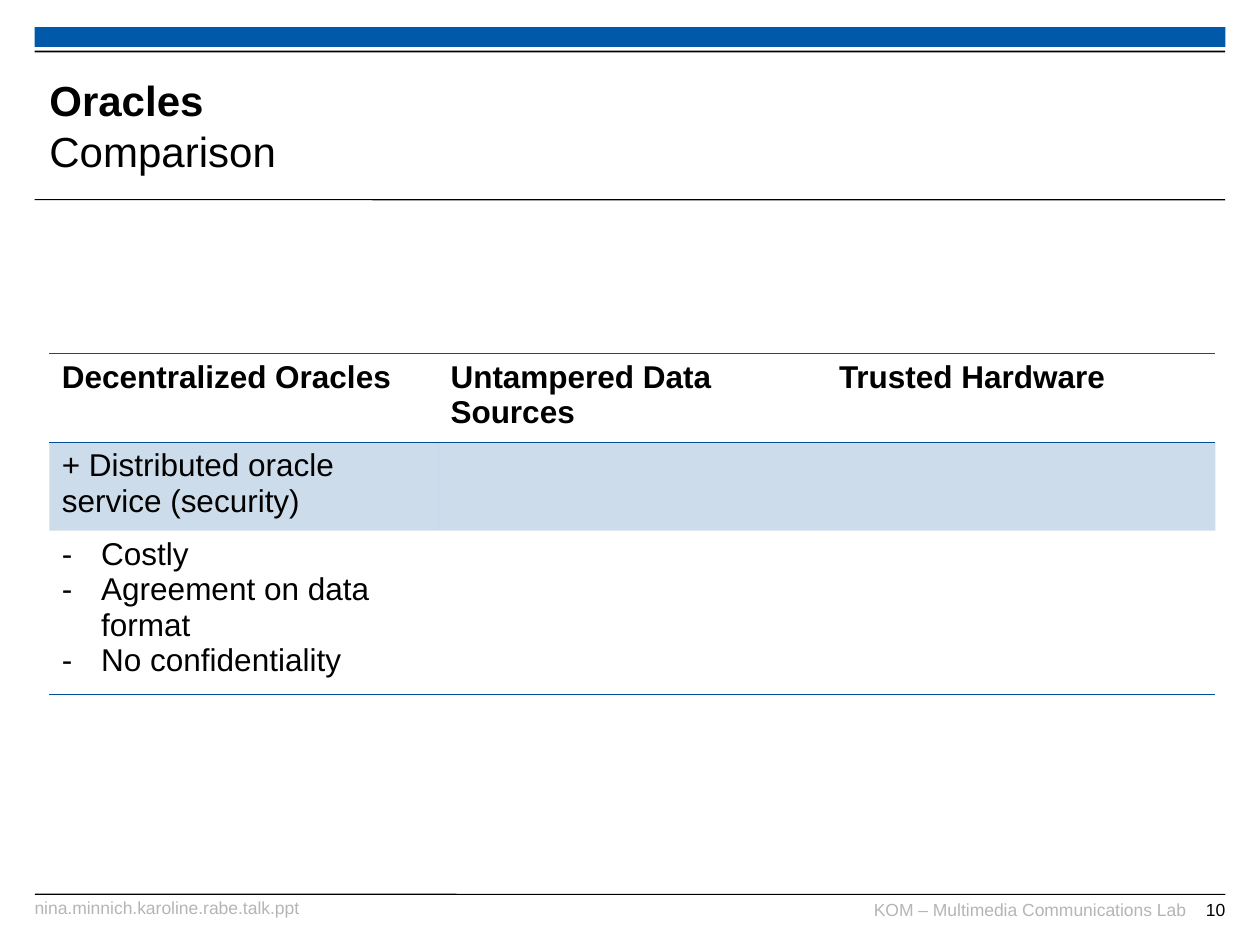
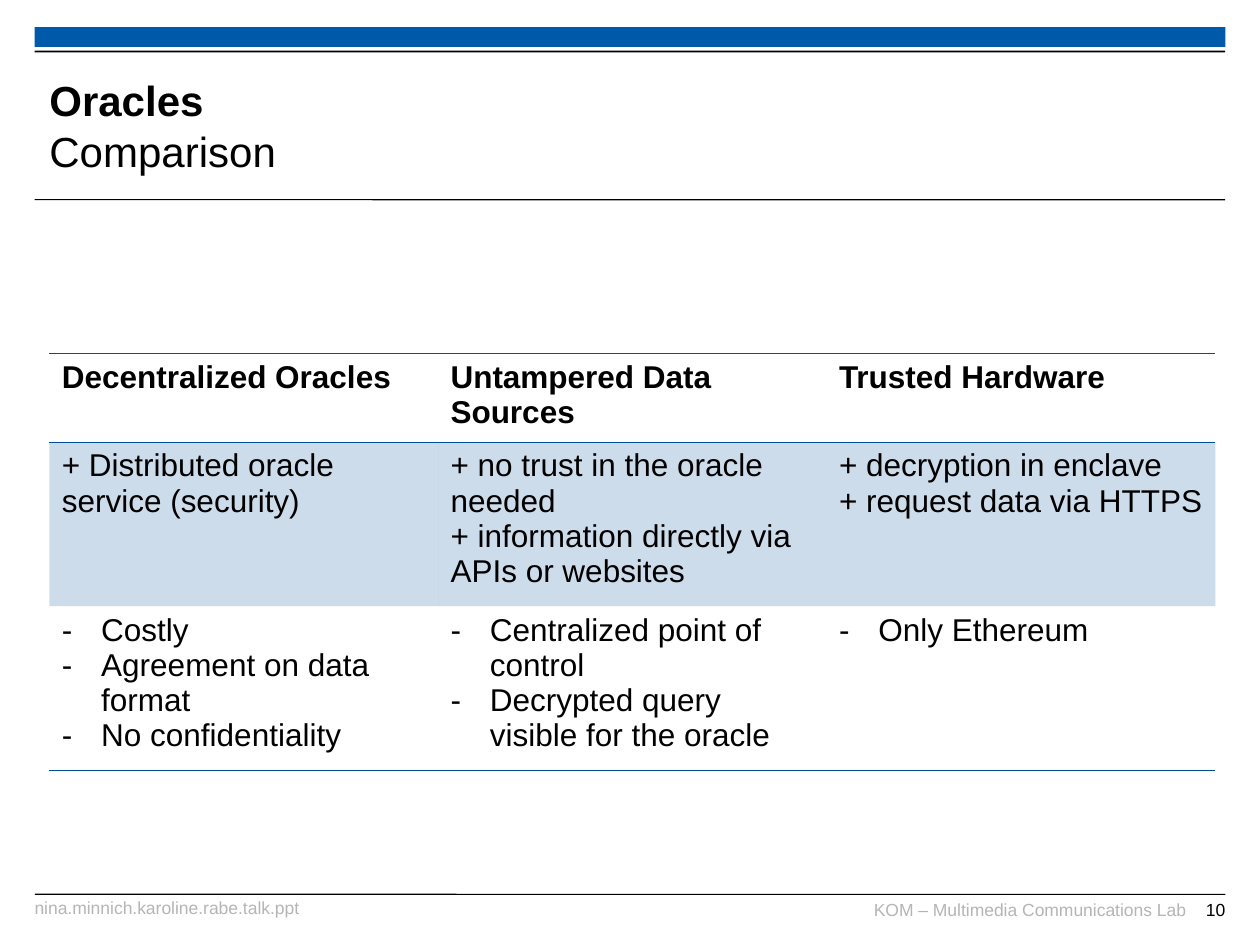
Before and after one commit to karopp/AFTIR, a slide deck: slide 10 of Nina.Minnich.Karoline.Rabe.talk.ppt. Drawn at 1260x945 pixels with LibreOffice and Linux fonts; fonts in the diff are those of the drawing; background and template pictures are left out. Boxes give left, top, right and bottom in pixels: in the first picture for what was removed or moved away, otherwise in the second. Text is boxed around its words. In the diff, an @@ line names an element or a change of style, - is before the commit and + after.

Commit message:
comparison untampered data sources, trusted hardware

```diff
--- a/Nina.Minnich.Karoline.Rabe.talk.ppt
+++ b/Nina.Minnich.Karoline.Rabe.talk.ppt
@@ table at (49, 354, 1216, 770) @@
-row 2, column 2: 
+row 2, column 2: + no trust in the oracle needed / + information directly via APIs or websites
-row 2, column 3: 
+row 2, column 3: + decryption in enclave / + request data via HTTPS
-row 3, column 2: 
+row 3, column 2: Centralized point of control / Decrypted query visible for the oracle
-row 3, column 3: 
+row 3, column 3: Only Ethereum
```
Also in this commit, not shown: 1 other slide changed.
